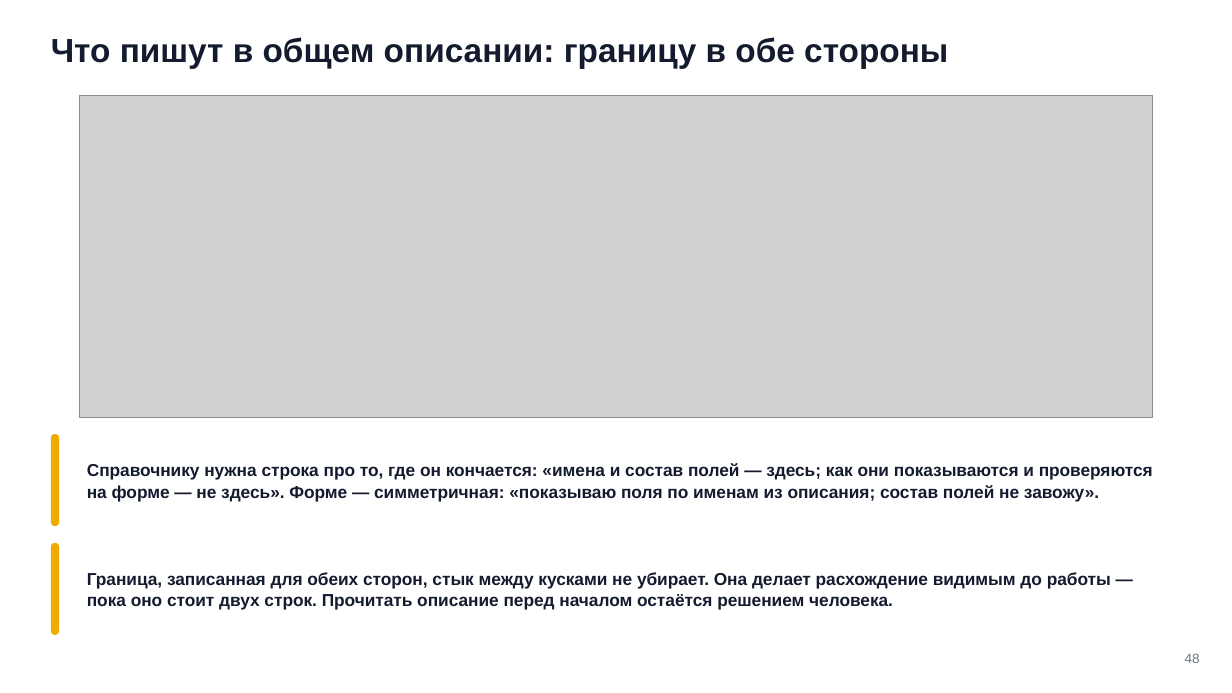
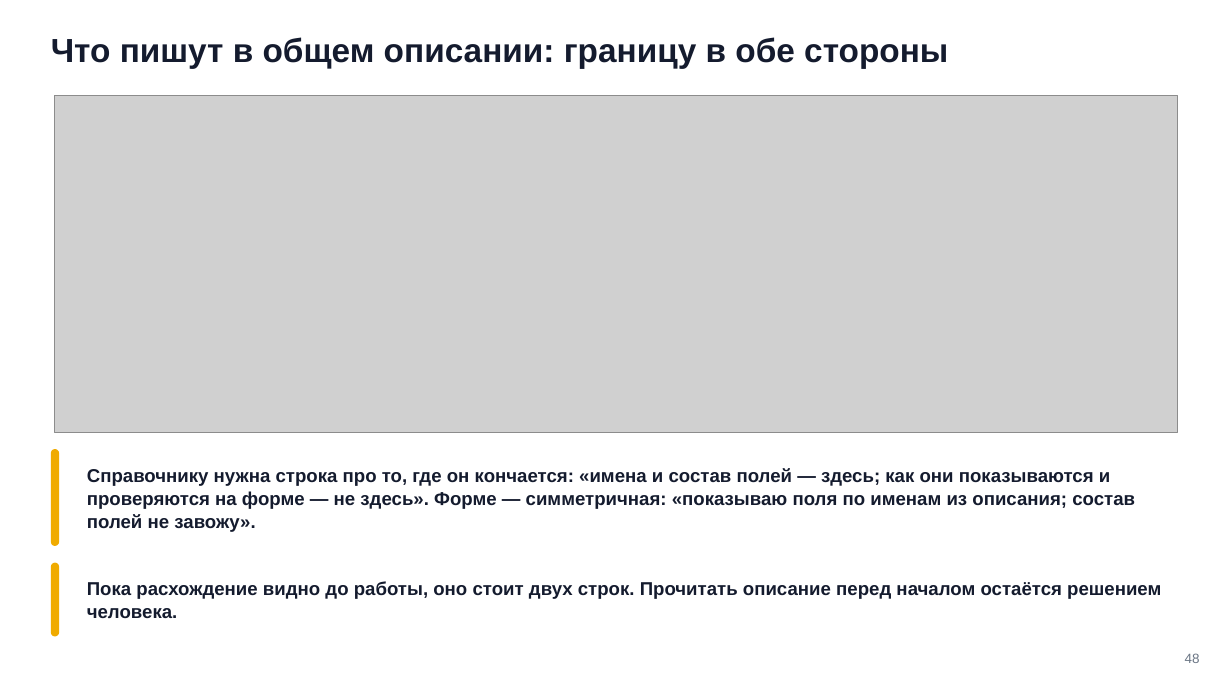
Before and after one commit to tellina-study/AI-usage-lessons, a slide deck: slide 48 of library/seminars/sem-06/rendered/sem-06.pptx. Drawn at 1232x693 pixels with LibreOffice and Linux fonts; fonts in the diff are those of the drawing; grey boxes stand for pictures. Boxes give left, top, right and bottom in pixels: in the first picture for what was removed or moved away, otherwise in the second. Text is boxed around its words. In the diff, an @@ line names an element or a change of style, - is before the commit and + after.

```diff
--- a/library/seminars/sem-06/rendered/sem-06.pptx
+++ b/library/seminars/sem-06/rendered/sem-06.pptx
@@ picture: place and size @@
-picture at <box>79,95,1153,418</box>
+picture at <box>55,95,1178,433</box>
@@ rounded rectangle: place and size @@
-rounded rectangle at <box>51,434,59,527</box>
+rounded rectangle at <box>51,449,59,546</box>
@@ text "Справочнику нужна строка про то, ..." at <box>87,468,1135,532</box>: size 13.5 to 14.5 pt; line spacing 16.7pt to 18pt @@
@@ rounded rectangle: place and size @@
-rounded rectangle at <box>51,543,59,635</box>
+rounded rectangle at <box>51,563,59,637</box>
@@ text at <box>87,581,1161,618</box>: text changed; size 13.5 to 14.5 pt @@
-Граница, записанная для обеих сторон, стык между кусками не убирает. Она делает расхождение видимым до работы — пока оно стоит двух строк. Прочитать описание перед началом остаётся решением человека.
+Пока расхождение видно до работы, оно стоит двух строк. Прочитать описание перед началом остаётся решением человека.
```
Also in this commit, not shown: 6 other slides changed, 15 other files.
